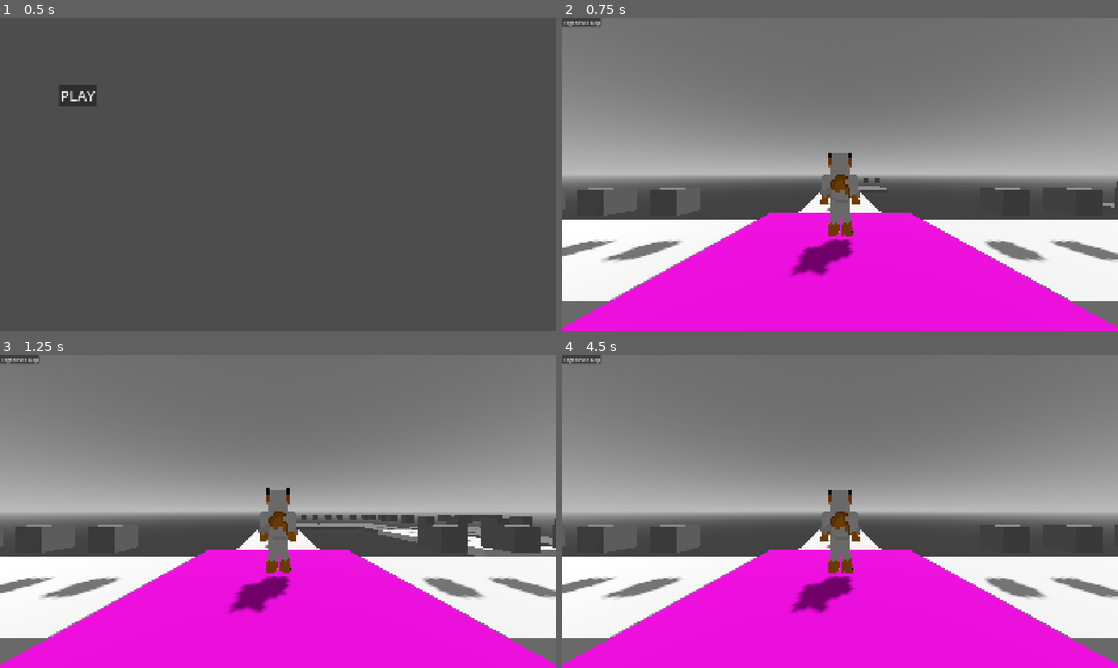
Above: before the commit, frames 1-4 (two rows, left to right).
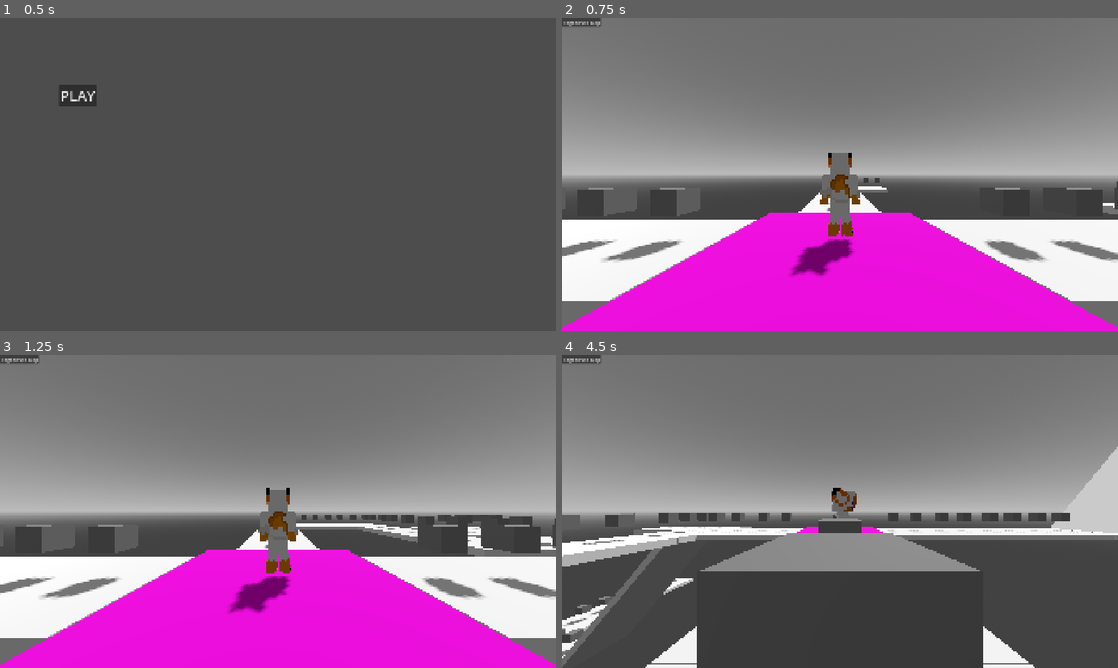
Above: after the commit, the same moments.

Repository: RayTK09/NullscapeFadingWorld
Game: Godot game, scene res://scenes/menu.tscn
Same seed, same stepped clock (60 frames per second), same inputs: the game is played once before the commit and once after it.
Inputs (mouse positions are in pixels of both pictures, inside the frame that each line leads up to):
- Up to frame 1 (0.5 s): no input
- Up to frame 2 (0.75 s): click "PLAY" at 0.5 s
- Up to frame 3 (1.25 s): no input
- Up to frame 4 (4.5 s): click "Regenerate Map" at 1.25 s; tap Enter at 2 s; move the mouse to (962, 495) at 2.02 s; hold D (Right) 2.03-2.78 s; hold E (Ability) 2.03-2.78 s; click (962, 495) at 2.17 s; tap Space (Jump) at 2.27, 2.3, 2.57, 2.75, 2.85, 3.02, 3.32, 3.8 s; move the mouse to (728, 527) at 2.77 s; hold S (Backward) 2.78-3.53 s; tap E (Ability) at 3.05 s; move the mouse to (895, 442) at 3.52 s; hold D (Right) 3.53-4.28 s; hold E (Ability) 3.53-4.28 s; move the mouse to (812, 574) at 4.27 s; hold W (Forward) from 4.28 s (still down); tap N (unlock Mouse) at 4.35 s; click (812, 574) at 4.42 s

Frame 1 is identical in both runs. In frame 2, 0.2% of the frame differs, in the area x 53-100%, y 53-63%; in frame 3, 0.5%; in frame 4, 44%, in the area x 0-100%, y 29-100%.

Commit message:
added diver and added fixes for charger

Diff:
--- a/scenes/Tiles/corner_tile_left.tscn
+++ b/scenes/Tiles/corner_tile_left.tscn
@@ -2,13 +2,11 @@
 
 [ext_resource type="Script" uid="uid://82dqv0nxwmix" path="res://scripts/tileScripts/Tile.gd" id="1_kwor3"]
 [ext_resource type="PackedScene" uid="uid://cadmlxx4t8pmk" path="res://scenes/gifts.tscn" id="2_k37gc"]
+[ext_resource type="PackedScene" uid="uid://so4jofblx524" path="res://assets/tiles/cornerTileLeft.gltf" id="2_l2mqe"]
 [ext_resource type="Script" uid="uid://dj48ufyectjos" path="res://scripts/tileScripts/connectorNode.gd" id="3_clc6f"]
 
 [sub_resource type="BoxShape3D" id="BoxShape3D_k37gc"]
-size = Vector3(2, 1, 1)
-
-[sub_resource type="BoxMesh" id="BoxMesh_clc6f"]
-size = Vector3(2, 1, 1)
+size = Vector3(6, 0.3063202, 2.9797363)
 
 [node name="cornerTileLeft" type="Marker3D" unique_id=415194363]
 script = ExtResource("1_kwor3")
@@ -19,37 +17,23 @@
 transform = Transform3D(1, 0, 0, 0, 1, 0, 0, 0, 1, 1.52, 0, 0)
 
 [node name="StaticBody3D" type="StaticBody3D" parent="control" unique_id=1230156027]
-transform = Transform3D(3, 0, 0, 0, 0.3, 0, 0, 0, 3, 0, 0, 0)
+transform = Transform3D(1, 0, 0, 0, 1, 0, 0, 0, 1, 1.5, 0, 0)
 collision_layer = 9
 
 [node name="CollisionShape3D" type="CollisionShape3D" parent="control/StaticBody3D" unique_id=297044683]
-transform = Transform3D(1, 0, 0, 0, 1, 0, 0, 0, 1, 0.50000006, 0, 0)
 shape = SubResource("BoxShape3D_k37gc")
 
 [node name="CollisionShape3D2" type="CollisionShape3D" parent="control/StaticBody3D" unique_id=338671321]
-transform = Transform3D(-4.371139e-08, 0, 1, 0, 1, 0, -1, 0, -4.371139e-08, 1, 0, -0.5)
+transform = Transform3D(-4.371139e-08, 0, 1, 0, 1, 0, -1, 0, -4.371139e-08, 1.5, 0.003211975, -1.5)
 shape = SubResource("BoxShape3D_k37gc")
 
-[node name="MeshInstance3D" type="MeshInstance3D" parent="control/StaticBody3D" unique_id=1186057707]
-transform = Transform3D(1, 0, 0, 0, 1, 0, 0, 0, 1, 0.5, 0, 0)
-mesh = SubResource("BoxMesh_clc6f")
-
-[node name="MeshInstance3D2" type="MeshInstance3D" parent="control/StaticBody3D" unique_id=1858759727]
-transform = Transform3D(-4.371139e-08, 0, -1, 0, 1, 0, 1, 0, -4.371139e-08, 1, 0, -0.5)
-mesh = SubResource("BoxMesh_clc6f")
+[node name="blockbench_export" parent="control/StaticBody3D" unique_id=1253366955 instance=ExtResource("2_l2mqe")]
+transform = Transform3D(-4.371139e-08, 0, -1, 0, 1, 0, 1, 0, -4.371139e-08, 0, 0, 0)
 
 [node name="Area3D" type="Area3D" parent="control" unique_id=923812413]
 transform = Transform3D(3, 0, 0, 0, 0.3, 0, 0, 0, 3, 0, 0, 0)
 collision_layer = 8
 collision_mask = 8
-
-[node name="CollisionShape3D" type="CollisionShape3D" parent="control/Area3D" unique_id=257359894]
-transform = Transform3D(1, 0, 0, 0, 1, 0, 0, 0, 1, 0.5, 0, 0)
-shape = SubResource("BoxShape3D_k37gc")
-
-[node name="CollisionShape3D2" type="CollisionShape3D" parent="control/Area3D" unique_id=1977594899]
-transform = Transform3D(-4.371139e-08, 0, 1, 0, 1, 0, -1, 0, -4.371139e-08, 1, 0, -0.5)
-shape = SubResource("BoxShape3D_k37gc")
 
 [node name="tileGifts" type="Node3D" parent="control" unique_id=1151751035]
 transform = Transform3D(3, 0, 0, 0, 0.3, 0, 0, 0, 3, 0, 0, 0)
--- a/scenes/Tiles/corner_tile_right.tscn
+++ b/scenes/Tiles/corner_tile_right.tscn
@@ -1,20 +1,12 @@
 [gd_scene format=3 uid="uid://73ukn383mbtw"]
 
 [ext_resource type="Script" uid="uid://82dqv0nxwmix" path="res://scripts/tileScripts/Tile.gd" id="1_pxwkv"]
+[ext_resource type="PackedScene" uid="uid://cbbtaxw6cvmef" path="res://assets/tiles/cornerTileRight.gltf" id="2_25fy5"]
 [ext_resource type="PackedScene" uid="uid://cadmlxx4t8pmk" path="res://scenes/gifts.tscn" id="2_v8bcu"]
 [ext_resource type="Script" uid="uid://dj48ufyectjos" path="res://scripts/tileScripts/connectorNode.gd" id="3_6eaxh"]
 
-[sub_resource type="BoxMesh" id="BoxMesh_w4ehi"]
-size = Vector3(2, 1, 1)
-
 [sub_resource type="BoxShape3D" id="BoxShape3D_v8bcu"]
-size = Vector3(2, 1, 1)
-
-[sub_resource type="BoxShape3D" id="BoxShape3D_6eaxh"]
-size = Vector3(2, 1, 1)
-
-[sub_resource type="BoxShape3D" id="BoxShape3D_25fy5"]
-size = Vector3(2, 1, 1)
+size = Vector3(5.9972534, 0.31172484, 2.9814453)
 
 [node name="cornerTileRight" type="Marker3D" unique_id=1958814681]
 script = ExtResource("1_pxwkv")
@@ -25,37 +17,30 @@
 transform = Transform3D(1, 0, 0, 0, 1, 0, 0, 0, 1, 1.52, 0, 0)
 
 [node name="StaticBody3D" type="StaticBody3D" parent="control" unique_id=1218709798]
-transform = Transform3D(3, 0, 0, 0, 0.3, 0, 0, 0, 3, 0, 0, 0)
 collision_layer = 9
 
-[node name="MeshInstance3D" type="MeshInstance3D" parent="control/StaticBody3D" unique_id=422593176]
-transform = Transform3D(1, 0, 0, 0, 1, 0, 0, 0, 1, 0.5, 0, 0)
-mesh = SubResource("BoxMesh_w4ehi")
-
-[node name="MeshInstance3D2" type="MeshInstance3D" parent="control/StaticBody3D" unique_id=303168829]
-transform = Transform3D(-4.371139e-08, 0, -1, 0, 1, 0, 1, 0, -4.371139e-08, 1, 0, 0.5)
-mesh = SubResource("BoxMesh_w4ehi")
-
 [node name="CollisionShape3D" type="CollisionShape3D" parent="control/StaticBody3D" unique_id=653663926]
-transform = Transform3D(1, 0, 0, 0, 1, 0, 0, 0, 1, 0.5000001, 0, 0)
+transform = Transform3D(1, 0, 0, 0, 1, 0, 0, 0, 1, 1.5020447, -0.0008880496, 0)
 shape = SubResource("BoxShape3D_v8bcu")
 
 [node name="CollisionShape3D2" type="CollisionShape3D" parent="control/StaticBody3D" unique_id=1313363239]
-transform = Transform3D(-4.371139e-08, 0, 1, 0, 1, 0, -1, 0, -4.371139e-08, 1, 0, 0.5)
+transform = Transform3D(-4.371139e-08, 0, 1, 0, 1, 0, -1, 0, -4.371139e-08, 2.9975586, 0, 1.4999999)
 shape = SubResource("BoxShape3D_v8bcu")
 
+[node name="blockbench_export" parent="control/StaticBody3D" unique_id=14307225 instance=ExtResource("2_25fy5")]
+transform = Transform3D(-4.371139e-08, 0, -1, 0, 1, 0, 1, 0, -4.371139e-08, 1.5, 0, 6.5567086e-08)
+
 [node name="Area3D" type="Area3D" parent="control" unique_id=1538503832]
-transform = Transform3D(3, 0, 0, 0, 0.3, 0, 0, 0, 3, 0, 0, 0)
 collision_layer = 0
 collision_mask = 8
 
-[node name="CollisionShape3D3" type="CollisionShape3D" parent="control/Area3D" unique_id=175610714]
-transform = Transform3D(1, 0, 0, 0, 1, 0, 0, 0, 1, 0.5, 0, 0)
-shape = SubResource("BoxShape3D_6eaxh")
+[node name="CollisionShape3D" type="CollisionShape3D" parent="control/Area3D" unique_id=402718923]
+transform = Transform3D(1, 0, 0, 0, 1, 0, 0, 0, 1, 1.5020447, -0.0008880496, 0)
+shape = SubResource("BoxShape3D_v8bcu")
 
-[node name="CollisionShape3D4" type="CollisionShape3D" parent="control/Area3D" unique_id=584109865]
-transform = Transform3D(-4.371139e-08, 0, 1, 0, 1, 0, -1, 0, -4.371139e-08, 1, 0, 0.5)
-shape = SubResource("BoxShape3D_25fy5")
+[node name="CollisionShape3D2" type="CollisionShape3D" parent="control/Area3D" unique_id=747660842]
+transform = Transform3D(-4.371139e-08, 0, 1, 0, 1, 0, -1, 0, -4.371139e-08, 2.9975586, 0, 1.4999999)
+shape = SubResource("BoxShape3D_v8bcu")
 
 [node name="tileGifts" type="Node3D" parent="control" unique_id=781331590]
 transform = Transform3D(3, 0, 0, 0, 0.3, 0, 0, 0, 3, 0, 0, 0)
--- a/scenes/Tiles/slope_down.tscn
+++ b/scenes/Tiles/slope_down.tscn
@@ -16,7 +16,7 @@
 collision_mask = 8
 
 [node name="CollisionPolygon3D" type="CollisionPolygon3D" parent="control/Area3D" unique_id=843107191]
-polygon = PackedVector2Array(-0.5062517, -0.5189962, -0.2834927, -0.52931106, 1.7814813, 24.084044, 1.9448438, 24.081171, 1.944464, 25.115921, 1.2394032, 25.199263, -0.32806516, 3.8423386, -0.5067048, 0.5209969)
+polygon = PackedVector2Array(-0.5062517, -0.5189962, -0.2834927, -0.52931106, 1.7814813, 24.084044, 1.9448438, 24.081171, 1.944464, 25.115921, 0.902789, 25.960533, -0.32806516, 3.8423386, -0.5067048, 0.5209969)
 
 [node name="StaticBody3D" type="StaticBody3D" parent="control" unique_id=2070919530]
 collision_layer = 9
--- a/scenes/player.tscn
+++ b/scenes/player.tscn
@@ -7,17 +7,25 @@
 [sub_resource type="CapsuleShape3D" id="CapsuleShape3D_2qw5g"]
 radius = 0.46191406
 
+[sub_resource type="BoxShape3D" id="BoxShape3D_2qw5g"]
+size = Vector3(1, 0.9628906, 1.4614258)
+
 [node name="Player" type="CharacterBody3D" unique_id=1641364127 node_paths=PackedStringArray("classes")]
 collision_layer = 6
 floor_max_angle = 0.9599311
 floor_snap_length = 0.3
 script = ExtResource("1_3vyb7")
+classes = NodePath("class")
 playerClass = 1
-classes = NodePath("class")
 
 [node name="CollisionShape3D" type="CollisionShape3D" parent="." unique_id=305454600]
 transform = Transform3D(1, 0, 0, 0, 1, 0, 0, 0, 1, 0, 1, 0)
 shape = SubResource("CapsuleShape3D_2qw5g")
+
+[node name="slideCollision" type="CollisionShape3D" parent="." unique_id=1623223580]
+transform = Transform3D(1, 0, 0, 0, 1, 0, 0, 0, 1, 0, 1.140625, 0.23071289)
+shape = SubResource("BoxShape3D_2qw5g")
+disabled = true
 
 [node name="pivotX" type="Node3D" parent="." unique_id=341366998]
 transform = Transform3D(1, 0, 0, 0, 1, 0, 0, 0, 1, 0, 1.5, 0)
--- a/scenes/playerMesh.tscn
+++ b/scenes/playerMesh.tscn
@@ -29,7 +29,7 @@
 animation = &"run"
 
 [sub_resource type="AnimationNodeBlendTree" id="AnimationNodeBlendTree_78ya6"]
-graph_offset = Vector2(332.91443, 250.55716)
+graph_offset = Vector2(-217.66522, 7.644394)
 nodes/output/position = Vector2(1200, 120)
 nodes/idle/node = SubResource("AnimationNodeAnimation_tb4rt")
 nodes/idle/position = Vector2(40, 120)
@@ -55,13 +55,13 @@
 script = ExtResource("2_tb4rt")
 
 [node name="Waist" parent="." index="0" unique_id=1953029427]
-transform = Transform3D(1, 0, 0, 0, 1, 0, 0, 0, 1, 0, 0.7553017, 0)
+transform = Transform3D(1, 0, 0, 0, 1, 0, 0, 0, 1, 0, 0.7503184, 0)
 
 [node name="Right Arm2" parent="Waist" index="2" unique_id=1582849211]
-transform = Transform3D(0.9986488, -0.051965423, 0, 0.051965427, 0.99864876, 0, 0, 0, 1, 0.3125, 0.625, 0)
+transform = Transform3D(0.9964852, -0.0837684, 0, 0.0837684, 0.9964851, 0, 0, 0, 1, 0.3125, 0.625, 0)
 
 [node name="Left Arm2" parent="Waist" index="3" unique_id=1186729026]
-transform = Transform3D(0.9986488, 0.051965427, 0, -0.051965427, 0.9986488, 0, 0, 0, 1, -0.3125, 0.625, 0)
+transform = Transform3D(0.9964852, 0.0837684, 0, -0.0837684, 0.9964852, 0, 0, 0, 1, -0.3125, 0.625, 0)
 
 [node name="Right Leg2" parent="Waist" index="4" unique_id=185143063]
 transform = Transform3D(0.9961947, -0.08715574, 0, 0.08715574, 0.9961947, 0, 0, 0, 1, 0.11875, 0, 0)
--- a/scripts/playerScripts/Player.gd
+++ b/scripts/playerScripts/Player.gd
@@ -11,11 +11,10 @@
 @onready var camPivotY : Node3D = $pivotX/pivotY
 @onready var mesh := $charMesh
 
-@export var playerClass : int
-@export var currentAnimation : int = 1
 @export var rotationSpeed : float = 4
+@export var jumps : int = 1
 @export var classes : classes
-@export var jumps : int = 1
+@export var playerClass : classes.classType = classes.classType.CHARGER
 
 var jumpVelocity = 4.5
 var airAcceleration = 1.5
@@ -30,6 +29,17 @@
 var disableMovement := false
 var accelerationMod : int = 0
 var targetAngle
+var setAnimation
+
+#I love enums
+enum state {
+	IDLE,
+	RUN,
+	JUMP,
+	FALL,
+	CHARGE,
+	DIVE
+}
 
 
 func _ready() -> void:
@@ -76,8 +86,11 @@
 		if not is_on_floor():
 			velocity += get_gravity() * delta
 
-		if velocity.y > 0:
-			currentAnimation = 3
+		if velocity.y > 0 and setAnimation != state.DIVE:
+			setAnimation = state.JUMP
+
+		if velocity.y <= 0 and setAnimation != state.DIVE:
+			setAnimation = state.FALL
 
 		if Input.is_action_just_pressed("Jump") and is_on_floor():
 			velocity.y = jumpVelocity
@@ -86,8 +99,15 @@
 				classes.abilityTimer.start()
 				classes.isCharging = false
 
-		if velocity.y <= 0:
-			currentAnimation = 4
+		#diver jump
+		if classes.hasDived and !classes.diverJumped and Input.is_action_just_pressed("Jump"):
+			velocity.y = jumpVelocity
+			disableMovement = false
+			classes.diverJumped = true
+			$"slideCollision".disabled = true
+			$"CollisionShape3D".disabled = false
+			setAnimation = state.JUMP
+
 
 
 		#why does movement have to be so difficult
@@ -96,7 +116,8 @@
 		var input_dir := Input.get_vector("Left", "Right", "Forward", "Backward")
 		var direction := (camPivotX.basis * Vector3(input_dir.x, 0, input_dir.y)).normalized()
 		direction.y = 0
-		if direction.length() > 0.2 and !classes.isCharging:
+
+		if direction.length() > 0.2 and !classes.isCharging and !classes.hasDived:
 			lastDir = direction
 
 		if !classes.isCharging:
@@ -105,38 +126,41 @@
 		if velocity.x == 0 and velocity.z == 0 and direction and !disableMovement:
 			#turn to face the direction of where local z is and save the position so it dont rotate back to default
 			mesh.global_rotation.y = targetAngle
+
 		if direction.x and is_on_floor() and !disableMovement and !classes.isCharging:
 			velocity.x = move_toward(velocity.x , maxSpeed * direction.x, (acceleration + accelerationMod) * delta)
-			currentAnimation = 2
+			setAnimation = state.RUN
 			mesh.global_rotation.y = lerp_angle(mesh.rotation.y, targetAngle, rotationSpeed * delta)
 			disableMovement = false
 		elif is_on_floor() and !classes.isCharging:
 			velocity.x = move_toward(velocity.x , 0, (acceleration + accelerationMod) * delta)
-			currentAnimation = 1
+			if !classes.hasDived:
+				setAnimation = state.IDLE
 
 		if direction.z and is_on_floor() and !disableMovement and !classes.isCharging:
 			velocity.z = move_toward(velocity.z , maxSpeed * direction.z,(acceleration + accelerationMod) * delta)
-			currentAnimation = 2
+			setAnimation = state.RUN
 			mesh.global_rotation.y = lerp_angle(mesh.rotation.y, targetAngle, rotationSpeed * delta)
 		elif is_on_floor() and !classes.isCharging:
 			velocity.z = move_toward(velocity.z , 0, (acceleration + accelerationMod) * delta)
-			currentAnimation = 1
+			if !classes.hasDived:
+				setAnimation = state.IDLE
 
 		#print(direction)
 		#print(velocity)
-		#print(lastDir)
-		print(classes.isCharging)
+
 
 		#AIR CONTROL
-		if direction.x and !is_on_floor():
+		#disable air control during dive
+		if direction.x and !is_on_floor() and !classes.hasDived:
 			velocity.x = move_toward(velocity.x , maxSpeed * direction.x, airAcceleration * delta)
 			#mesh.global_rotation.y = lerp_angle(mesh.rotation.y, targetAngle, rotationSpeed * delta)
-		elif !is_on_floor():
+		elif !is_on_floor() and !classes.hasDived:
 			velocity.x = move_toward(velocity.x , 0, (acceleration + accelerationMod) * delta)
-		if direction.z and !is_on_floor():
+		if direction.z and !is_on_floor() and !classes.hasDived:
 			velocity.z = move_toward(velocity.z , maxSpeed * direction.z, airAcceleration * delta)
 			#mesh.global_rotation.y = lerp_angle(mesh.rotation.y, targetAngle, rotationSpeed * delta)
-		elif !is_on_floor():
+		elif !is_on_floor() and !classes.hasDived:
 			velocity.z = move_toward(velocity.z , 0, (acceleration + accelerationMod) * delta)
 
 		if velocity.x <= 3 and velocity.x >= -3:
--- a/scripts/playerScripts/playerClass.gd
+++ b/scripts/playerScripts/playerClass.gd
@@ -7,17 +7,24 @@
 
 var hasDived := false
 var isCharging := false
+var diverJumped := false
+
+enum classType {
+	CHARGER,
+	DIVER
+}
 
 func _physics_process(delta: float) -> void:
-	if player.is_on_floor():
+	if player.is_on_floor() and diverJumped:
 		hasDived = false
+		diverJumped = false
 	if Input.is_action_pressed("Ability") and !player.stop:
 		match player.playerClass:
-			1:
+			classType.CHARGER:
 				if abilityTimer.is_stopped():
 					player.maxSpeed = 15
 					player.accelerationMod = 30
-					player.currentAnimation = 5
+					player.setAnimation = player.state.CHARGE
 					isCharging = true
 					player.velocity.x = move_toward(player.velocity.x, player.maxSpeed * player.lastDir.x, delta * player.accelerationMod)
 					player.velocity.z = move_toward(player.velocity.z, player.maxSpeed * player.lastDir.z, delta * player.accelerationMod)
@@ -27,19 +34,25 @@
 					#switch to tank controls when we activate the charging ability
 					if Input.is_action_pressed("Left"):
 						player.targetAngle += deg_to_rad(0.2)
-						player.lastDir = player.lastDir.rotated(Vector3(0, 1, 0), deg_to_rad(0.2))
+						player.lastDir = player.lastDir.rotated(Vector3(0, 1, 0), deg_to_rad(0.1))
 					if Input.is_action_pressed("Right"):
 						player.targetAngle -= deg_to_rad(0.2)
-						player.lastDir = player.lastDir.rotated(Vector3(0, 1, 0), deg_to_rad(-0.2))
-			2:
-				player.velocity = player.lastDir * 10
-				player.velocity.y += 2
-				hasDived = true
-				player.disableMovement = true
-				player.currentAnimation = 5
+						player.lastDir = player.lastDir.rotated(Vector3(0, 1, 0), deg_to_rad(-0.1))
+			classType.DIVER:
+				if !hasDived and player.velocity:
+					player.velocity = player.lastDir * 5
+					player.velocity.y += 2
+					player.accelerationMod = 10
+					hasDived = true
+					player.disableMovement = true
+					diverJumped = false
+					player.setAnimation = player.state.DIVE
+					player.mesh.global_rotation.y = player.targetAngle
+					$"../slideCollision".disabled = false
+					$"../CollisionShape3D".disabled = true
 	else:
 		match  player.playerClass:
-			1:
+			classType.CHARGER:
 				if Input.is_action_just_released("Ability") and isCharging:
 					abilityTimer.start()
 				player.maxSpeed = 3
@@ -49,3 +62,10 @@
 				if player.velocity.z > 3 or player.velocity.z < -3:
 					player.accelerationMod = 10
 					player.velocity.z = move_toward(player.velocity.z , 0, player.accelerationMod * delta)
+			classType.DIVER:
+				if diverJumped and player.is_on_floor():
+					hasDived = false
+					diverJumped = false
+					player.disableMovement = false
+					player.setAnimation = player.state.JUMP
+	print(player.setAnimation)
--- a/scripts/playerScripts/playerModel.gd
+++ b/scripts/playerScripts/playerModel.gd
@@ -11,25 +11,25 @@
 
 # Called every frame. 'delta' is the elapsed time since the previous frame.
 func _process(delta: float) -> void:
-	match player.currentAnimation:
-		1:
+	match player.setAnimation:
+		player.state.IDLE:
+			animationTree['parameters/idle to run/blend_amount'] -= delta * animationSpeed
 			animationTree['parameters/jumping/blend_amount'] = 0
-			animationTree['parameters/idle to run/blend_amount'] -= delta * animationSpeed
 			animationTree['parameters/ability/blend_amount'] = 0
-		2:
+		player.state.RUN:
+			animationTree['parameters/idle to run/blend_amount'] += delta * animationSpeed
 			animationTree['parameters/jumping/blend_amount'] = 0
-			animationTree['parameters/idle to run/blend_amount'] += delta * animationSpeed
 			animationTree['parameters/ability/blend_amount'] = 0
-		3:
+		player.state.JUMP:
 			animationTree['parameters/jumping/blend_amount'] = -1
-		4:
+			animationTree['parameters/ability/blend_amount'] = 0
+		player.state.FALL:
 			animationTree['parameters/jumping/blend_amount'] = 1
-		5:
-			match player.playerClass:
-				1:
-					animationTree['parameters/ability/blend_amount'] = 1
-				2:
-					animationTree["parameters/ability/blend_amount"] = -1
+			animationTree['parameters/ability/blend_amount'] = 0
+		player.state.CHARGE:
+			animationTree['parameters/ability/blend_amount'] = 1
+		player.state.DIVE:
+			animationTree["parameters/ability/blend_amount"] = -1
 
 	#ensure that lolbit doesnt become an eldritch horror
 	if animationTree['parameters/idle to run/blend_amount'] > 1:
--- a/scripts/spawn.gd
+++ b/scripts/spawn.gd
@@ -17,7 +17,7 @@
 
 @export var player : player
 
-var tileLimit : int = 30
+var tileLimit : int = 10
 var tileTypes : Array
 var rng = RandomNumberGenerator.new()
 var maxGifts : int = 0
